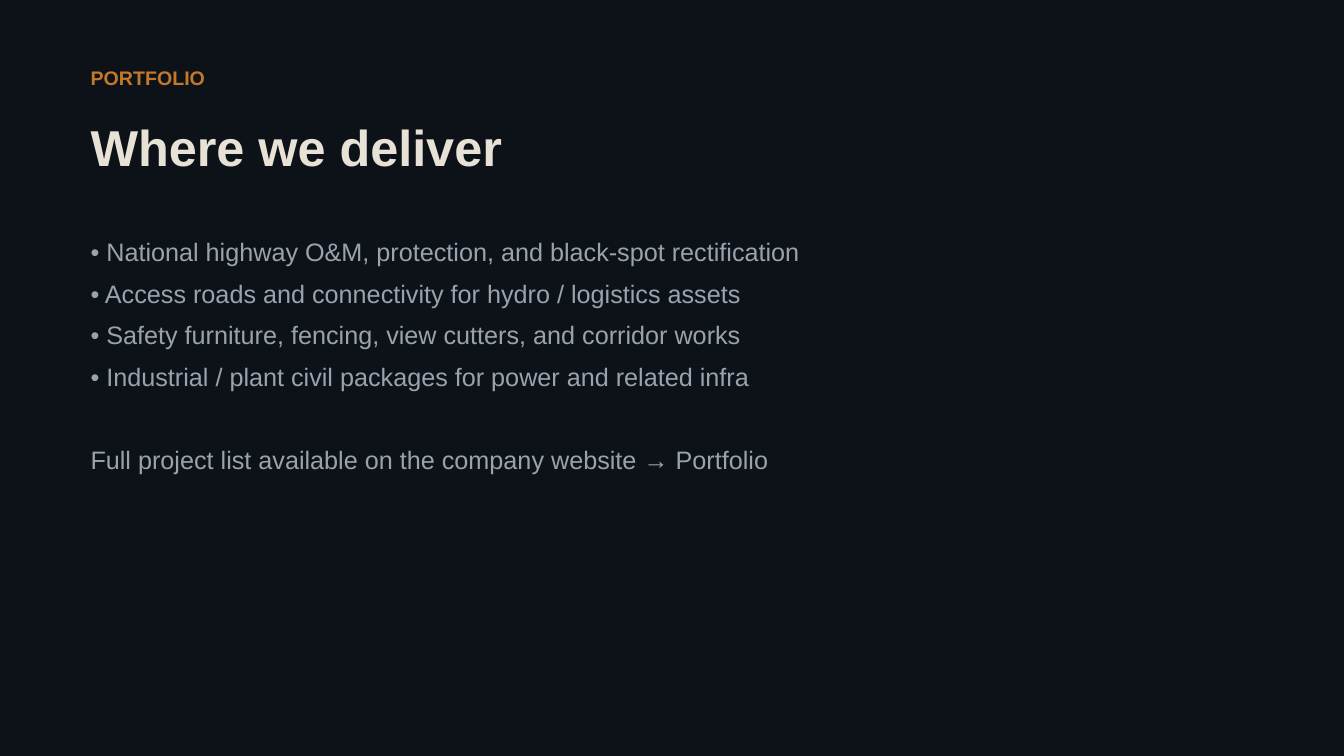
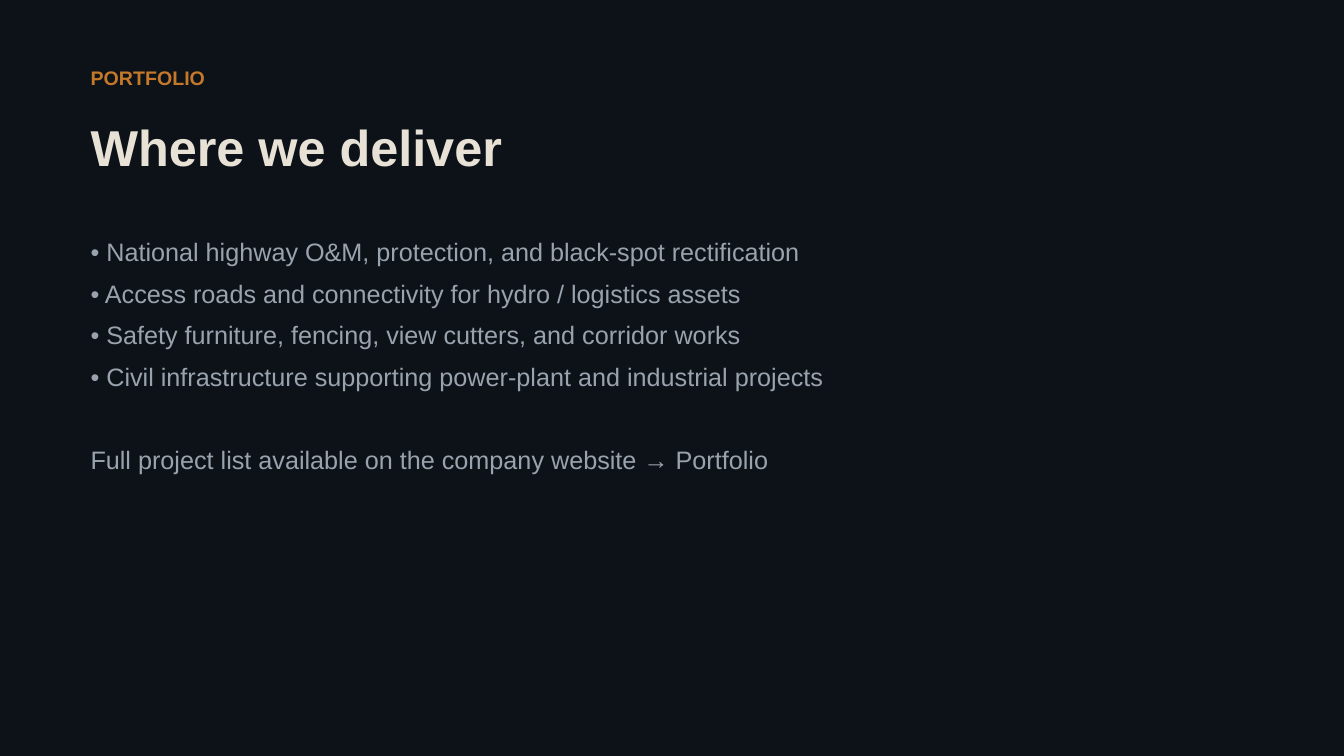
Before and after one commit to Anupamgt/baltej-infra-website, a slide deck: slide 6 of Baltej_Infra_Brief_Dossier.pptx. Drawn at 1344x756 pixels with LibreOffice and Linux fonts; fonts in the diff are those of the drawing. Boxes give left, top, right and bottom in pixels: in the first picture for what was removed or moved away, otherwise in the second. Text is boxed around its words. In the diff, an @@ line names an element or a change of style, - is before the commit and + after.

```diff
--- a/Baltej_Infra_Brief_Dossier.pptx
+++ b/Baltej_Infra_Brief_Dossier.pptx
@@ text at box(106, 368, 823, 391): text changed @@
-• Industrial / plant civil packages for power and related infra
+• Civil infrastructure supporting power-plant and industrial projects
```
Also in this commit, not shown: 1 other slide changed, 2 other files.
